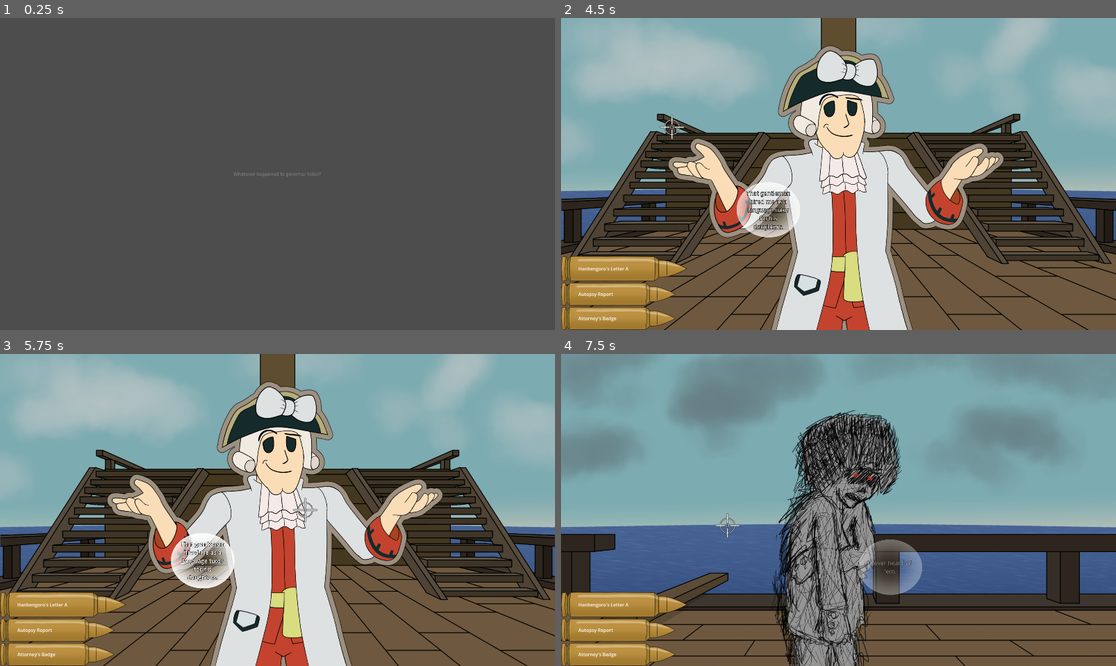
Above: before the commit, frames 1-4 (two rows, left to right).
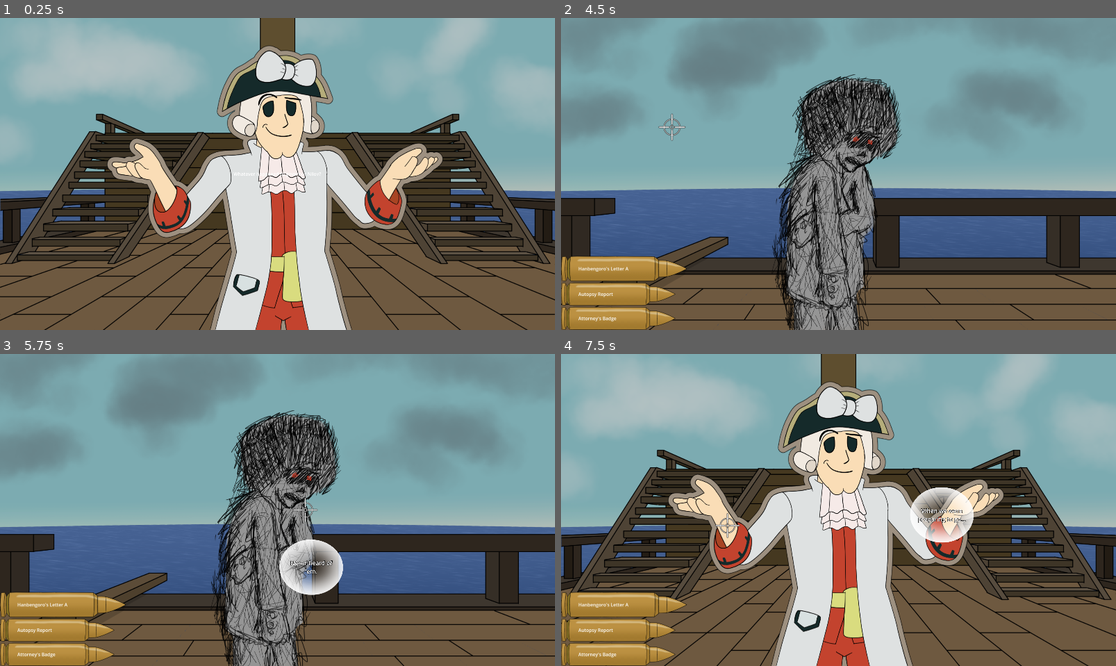
Above: after the commit, the same moments.

Repository: JamJestSimon/Danbengoro
Game: Godot game, scene res://scenes/shooting_stage.tscn
Same seed, same stepped clock (60 frames per second), same inputs: the game is played once before the commit and once after it.
Inputs (mouse positions are in pixels of both pictures, inside the frame that each line leads up to):
- Up to frame 1 (0.25 s): no input
- Up to frame 2 (4.5 s): move the mouse to (960, 158) at 0.52 s; hold Space (SpeedUp) 0.53-1.28 s; click (960, 158) at 0.67 s; move the mouse to (727, 189) at 1.27 s; click (727, 189) at 1.42 s; move the mouse to (894, 105) at 2.02 s; hold Space (SpeedUp) 2.03-3.53 s; click (894, 105) at 2.17 s; move the mouse to (810, 236) at 2.77 s; click (810, 236) at 2.92 s; move the mouse to (1005, 220) at 3.52 s; click (1005, 220) at 3.67 s; move the mouse to (672, 127) at 4.27 s; click (672, 127) at 4.42 s
- Up to frame 3 (5.75 s): move the mouse to (305, 510) at 5.02 s; click (305, 510) at 5.17 s
- Up to frame 4 (7.5 s): move the mouse to (755, 432) at 5.77 s; hold Space (SpeedUp) from 5.78 s (still down); click (755, 432) at 5.92 s; move the mouse to (960, 494) at 6.52 s; click (960, 494) at 6.67 s; move the mouse to (727, 525) at 7.27 s; click (727, 525) at 7.42 s

The runs differ from the first frame. In frame 1, 95% of the frame differs, in the area x 0-100%, y 0-100%; in frame 2, 64%; in frame 3, 64%; in frame 4, 64%.

Commit message:
displaying speaker at start

Diff:
--- a/nodes/bubble.tscn
+++ b/nodes/bubble.tscn
@@ -1,8 +1,9 @@
-[gd_scene load_steps=8 format=3 uid="uid://c5t8qb11rlbaa"]
+[gd_scene load_steps=9 format=3 uid="uid://c5t8qb11rlbaa"]
 
 [ext_resource type="Script" path="res://scripts/bubble.gd" id="1_1vj7v"]
 [ext_resource type="Texture2D" uid="uid://diucv1vsghm7s" path="res://sprites/Bubble.png" id="2_hw7ot"]
 [ext_resource type="Script" path="res://scripts/bubble_move.gd" id="2_oeffu"]
+[ext_resource type="Texture2D" uid="uid://vdldbcpd3336" path="res://sprites/SmallBubble.png" id="4_rmxih"]
 
 [sub_resource type="Curve2D" id="Curve2D_sq61q"]
 
@@ -16,13 +17,13 @@
 outline_color = Color(0, 0, 0, 1)
 
 [sub_resource type="ParticleProcessMaterial" id="ParticleProcessMaterial_ply0t"]
-lifetime_randomness = 0.1
+lifetime_randomness = 0.2
 particle_flag_disable_z = true
 emission_shape = 1
 emission_sphere_radius = 10.0
 spread = 180.0
-initial_velocity_min = 50.0
-initial_velocity_max = 50.0
+initial_velocity_min = 100.0
+initial_velocity_max = 100.0
 gravity = Vector3(0, -10, 0)
 
 [node name="Path2D" type="Path2D" node_paths=PackedStringArray("label", "sprite", "particle_emmiter")]
@@ -71,11 +72,10 @@
 autowrap_mode = 2
 
 [node name="GPUParticles2D" type="GPUParticles2D" parent="PathFollow2D/Bubble"]
-scale = Vector2(1, 1)
 emitting = false
 amount = 20
 process_material = SubResource("ParticleProcessMaterial_ply0t")
-texture = ExtResource("2_hw7ot")
-lifetime = 2.0
+texture = ExtResource("4_rmxih")
+lifetime = 3.0
 one_shot = true
 explosiveness = 1.0
--- a/nodes/crosshair.tscn
+++ b/nodes/crosshair.tscn
@@ -9,6 +9,8 @@
 [node name="Crosshair" type="Sprite2D"]
 texture = SubResource("PlaceholderTexture2D_cdwud")
 script = ExtResource("1_x283m")
+anim_scale = Vector2(1.1, 1.1)
+anim_trans = 9
 
 [node name="Area2D" type="Area2D" parent="."]
 
--- a/scenes/shooting_stage.tscn
+++ b/scenes/shooting_stage.tscn
@@ -85,3 +85,4 @@
 grow_vertical = 2
 size_flags_horizontal = 3
 size_flags_vertical = 3
+texture = ExtResource("3_stx5x")
--- a/scripts/bubble.gd
+++ b/scripts/bubble.gd
@@ -14,7 +14,7 @@
 func _ready() -> void:
 	self.modulate = Color(1, 1, 1, 0)
 	var tween = get_tree().create_tween()
-	tween.tween_property(self, "modulate", Color(1, 1, 1, 1), 1.0).set_trans(Tween.TRANS_SINE)
+	tween.tween_property(self, "modulate", Color(1, 1, 1, 1), 0.2).set_trans(Tween.TRANS_SINE)
 
 # Called every frame. 'delta' is the elapsed time since the previous frame.
 func _process(delta: float) -> void:
@@ -23,7 +23,7 @@
 		if time_to_live <= 0 and not dying:
 			dying = true
 			var tween = get_tree().create_tween()
-			tween.tween_property(self, "modulate", Color(1, 1, 1, 0), 1.0).set_trans(Tween.TRANS_SINE)
+			tween.tween_property(self, "modulate", Color(1, 1, 1, 0), 0.2).set_trans(Tween.TRANS_SINE)
 			await tween.finished
 			if not player_bubble:
 				get_parent().call_deferred("next_bubble")
@@ -37,23 +37,25 @@
 
 func pop_correct():
 	#anim goes here
-	dying = true
-	get_parent().call_deferred("on_correct_bubble_destoryed")
-	particle_emmiter.reparent(self)
-	sprite.call_deferred("free")
-	particle_emmiter.emitting = true
-	await particle_emmiter.finished
-	self.call_deferred("free")
+	if not dying:
+		dying = true
+		get_parent().call_deferred("on_correct_bubble_destoryed")
+		particle_emmiter.reparent(self)
+		sprite.call_deferred("free")
+		particle_emmiter.emitting = true
+		await particle_emmiter.finished
+		self.call_deferred("free")
 
 func pop_incorrect():
 	#anim goes here
-	dying = true
-	get_parent().call_deferred("on_incorrect_bubble_destoryed")
-	particle_emmiter.reparent(self)
-	sprite.call_deferred("free")
-	particle_emmiter.emitting = true
-	await particle_emmiter.finished
-	self.call_deferred("free")
+	if not dying:
+		dying = true
+		get_parent().call_deferred("on_incorrect_bubble_destoryed")
+		particle_emmiter.reparent(self)
+		sprite.call_deferred("free")
+		particle_emmiter.emitting = true
+		await particle_emmiter.finished
+		self.call_deferred("free")
 
 func set_start_pos(value: Vector2):
 	self.position = value
--- a/scripts/crosshair.gd
+++ b/scripts/crosshair.gd
@@ -2,12 +2,16 @@
 
 var child_area: Area2D
 @export var bullet_chamber: Node
+@export var anim_scale: Vector2
+@export var anim_trans: Tween.TransitionType
 var selected_truth: String
+var default_scale: Vector2
 
 # Called when the node enters the scene tree for the first time.
 func _ready() -> void:
 	child_area = get_child(0) as Area2D
 	Input.set_mouse_mode(Input.MOUSE_MODE_HIDDEN)
+	default_scale = self.scale
 
 
 # Called every frame. 'delta' is the elapsed time since the previous frame.
@@ -17,10 +21,18 @@
 func set_truth(value: String):
 	selected_truth = value
 
+func add_tween():
+	var tween = get_tree().create_tween()
+	tween.tween_property(self, "scale", anim_scale, 0.1).set_trans(anim_trans)
+	await tween.finished
+	var tween2 = get_tree().create_tween()
+	tween2.tween_property(self, "scale", default_scale, 0.1).set_trans(anim_trans)
+	await tween2.finished
+
 func _input(event: InputEvent) -> void:
 	if event is InputEventMouseButton:
 		if (event as InputEventMouseButton).button_index == 1 and (event as InputEventMouseButton).pressed:
-
+			add_tween()
 			var areas = child_area.get_overlapping_areas()
 			for area in areas:
 				var parent = area.get_parent() as Sprite2D
@@ -33,6 +45,7 @@
 						parent.call_deferred("pop_incorrect")
 		#bullet aquisition here
 		if (event as InputEventMouseButton).button_index == 2 and (event as InputEventMouseButton).pressed:
+			add_tween()
 			var areas = child_area.get_overlapping_areas()
 			for area in areas:
 				var parent = area.get_parent() as Sprite2D
--- a/scripts/shooting_stage_controller.gd
+++ b/scripts/shooting_stage_controller.gd
@@ -18,7 +18,6 @@
 
 # Called when the node enters the scene tree for the first time.
 func _ready() -> void:
-	speaker.visible = false
 	speechbox.visible = false
 	var data = FileAccess.open("res://data/shooting_stage_data.json", FileAccess.READ)
 	jsonData = JSON.parse_string(data.get_as_text())
@@ -31,12 +30,12 @@
 	crosshair.visible = false
 	title.text = jsonData["stages"][stage]["title"]
 	var tween1 = get_tree().create_tween()
-	tween1.tween_property(title, "modulate", Color(1, 1, 1 , 1), 1.0)
+	tween1.tween_property(title, "modulate", Color(1, 1, 1 , 1), 0.2)
 	await tween1.finished
-	var timer = get_tree().create_timer(5.0)
+	var timer = get_tree().create_timer(3.0)
 	await timer.timeout
 	var tween2 = get_tree().create_tween()
-	tween2.tween_property(title, "modulate", Color(1, 1, 1 , 0), 1.0)
+	tween2.tween_property(title, "modulate", Color(1, 1, 1 , 0), 0.2)
 	await tween2.finished
 	bullet_chamber.call_deferred("set_truths", jsonData["stages"][stage]["bullets"])
 	restart_stage()
Binary file changed: sprites/SmallBubble.png
Not shown, changed: sprites/SmallBubble.png.import
